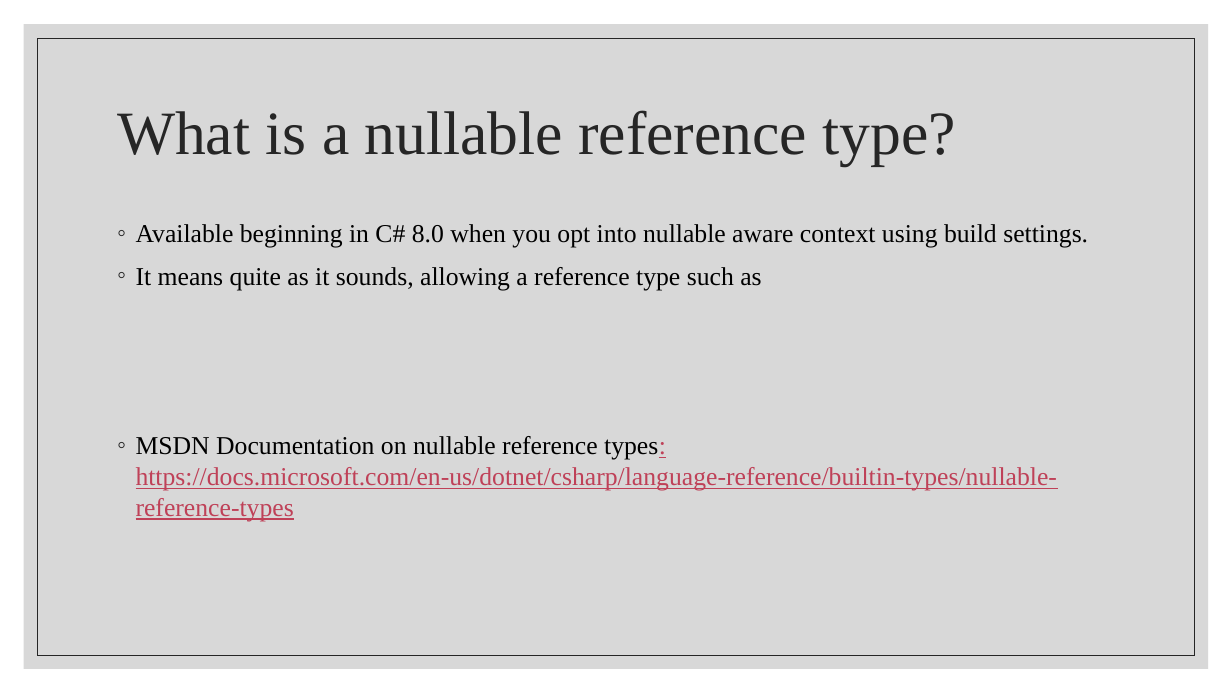
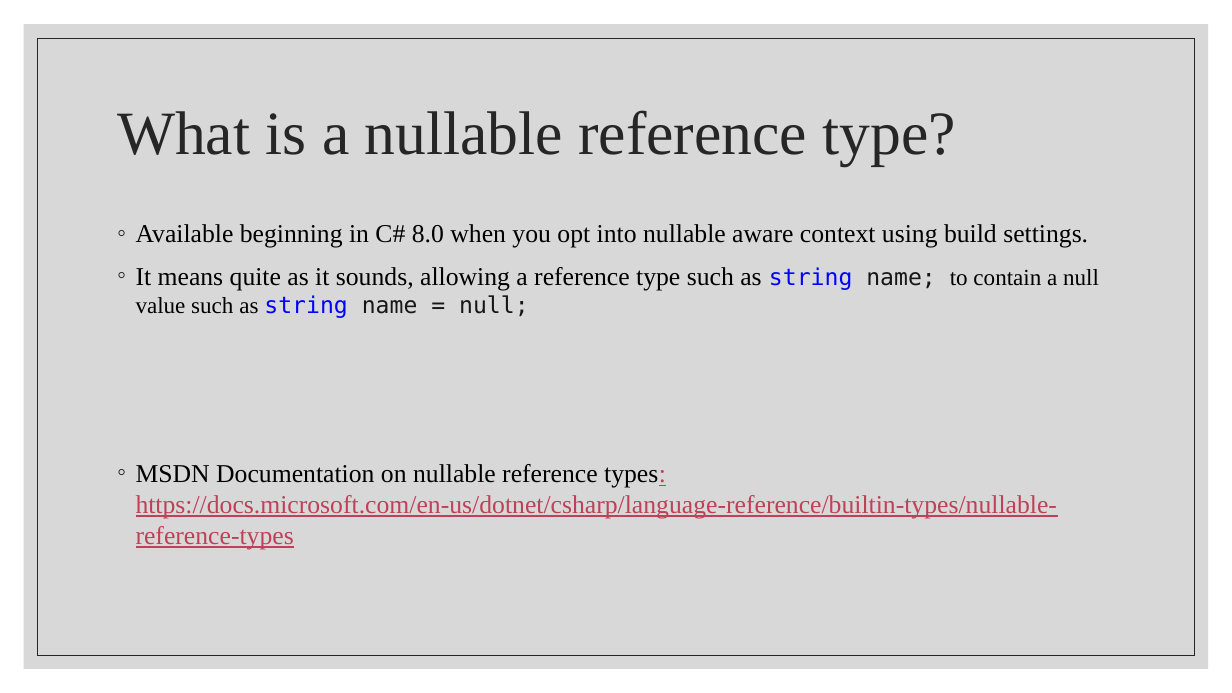
Before and after one commit to BenjaminMichaelis/Lectures, a slide deck: slide 5 of Distributables/Nullability and Pattern Matching.pptx. Drawn at 1232x693 pixels with LibreOffice and Linux fonts; fonts in the diff are those of the drawing. Boxes give left, top, right and bottom in pixels: in the first picture for what was removed or moved away, otherwise in the second. Text is boxed around its words. In the diff, an @@ line names an element or a change of style, - is before the commit and + after.

```diff
--- a/Distributables/Nullability and Pattern Matching.pptx
+++ b/Distributables/Nullability and Pattern Matching.pptx
@@ text at <box>136,267,1099,318</box>: text changed; size 20 to 18 pt @@
-◦ It means quite as it sounds, allowing a reference type such as
+◦ It means quite as it sounds, allowing a reference type such as string name; to contain a null value such as string name = null;
```
Also in this commit, not shown: 4 other slides changed, 1 slide added, 1 slide removed, 3 other files.
